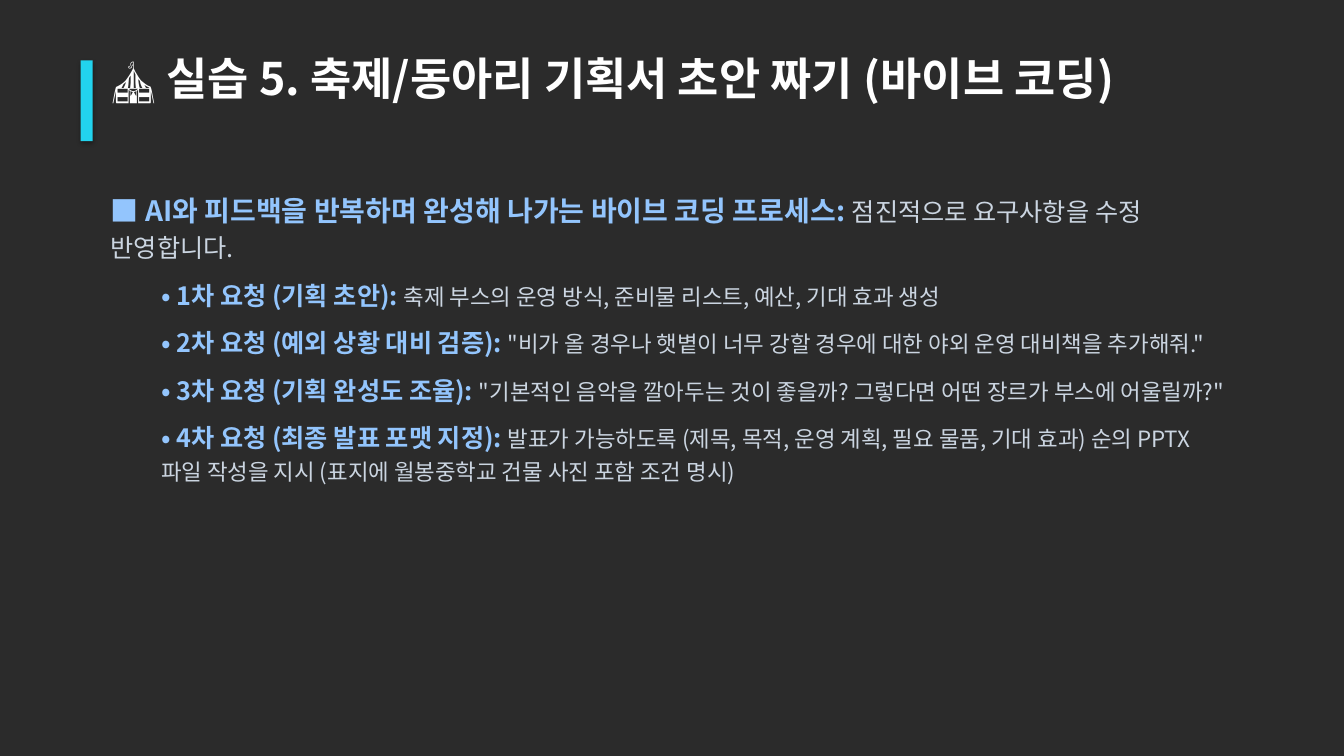
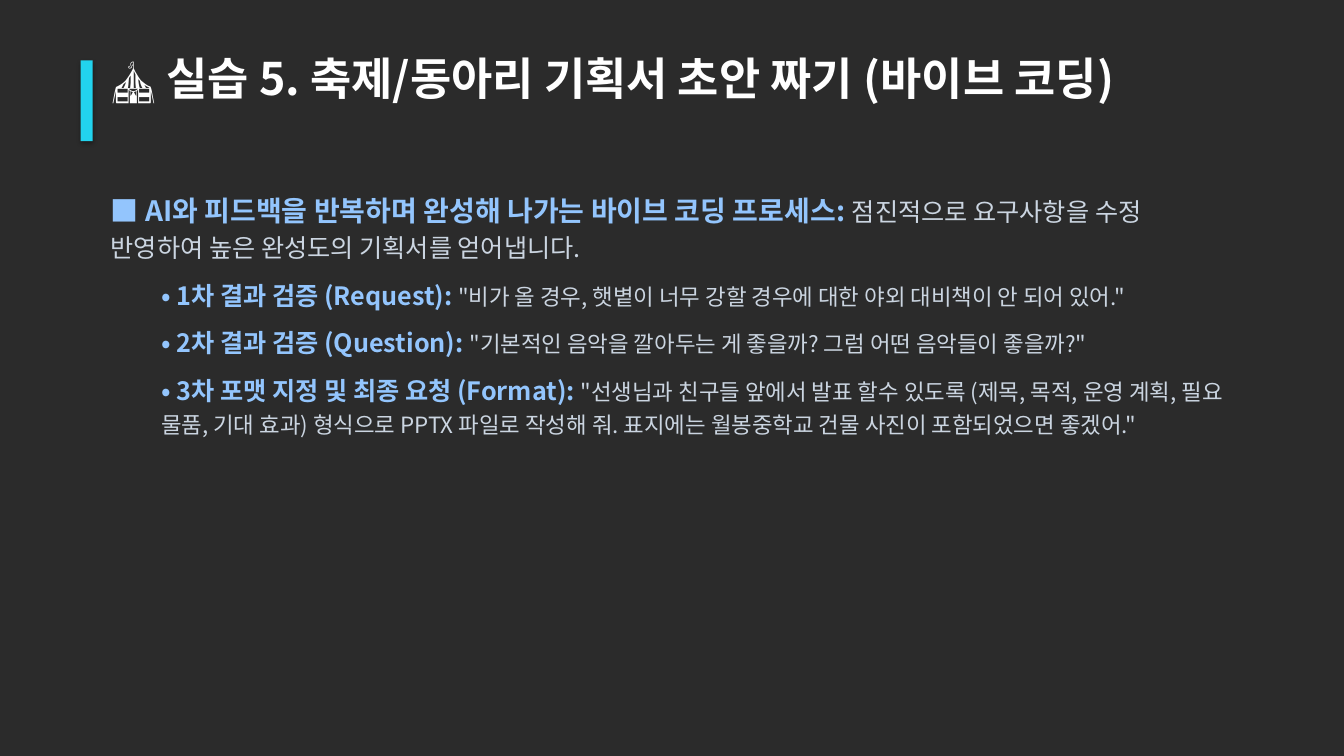
Before and after one commit to dreefinkjk/sky_ai_course, a slide deck: slide 13 of AI_companion_lecture.pptx (slide 14 before the commit). Drawn at 1344x756 pixels with LibreOffice and Linux fonts; fonts in the diff are those of the drawing; background and template pictures are left out; a plain dark background stands for a picture behind light text. Boxes give left, top, right and bottom in pixels: in the first picture for what was removed or moved away, otherwise in the second. Text is boxed around its words. In the diff, an @@ line names an element or a change of style, - is before the commit and + after.

Commit message:
pdf 추가

```diff
--- a/AI_companion_lecture.pptx
+++ b/AI_companion_lecture.pptx
@@ text at (111,197,1222,437): text changed @@
-■ AI와 피드백을 반복하며 완성해 나가는 바이브 코딩 프로세스: 점진적으로 요구사항을 수정 반영합니다.
-  • 1차 요청 (기획 초안): 축제 부스의 운영 방식, 준비물 리스트, 예산, 기대 효과 생성
-  • 2차 요청 (예외 상황 대비 검증): "비가 올 경우나 햇볕이 너무 강할 경우에 대한 야외 운영 대비책을 추가해줘."
-  • 3차 요청 (기획 완성도 조율): "기본적인 음악을 깔아두는 것이 좋을까? 그렇다면 어떤 장르가 부스에 어울릴까?"
-  • 4차 요청 (최종 발표 포맷 지정): 발표가 가능하도록 (제목, 목적, 운영 계획, 필요 물품, 기대 효과) 순의 PPTX 파일 작성을 지시 (표지에 월봉중학교 건물 사진 포함 조건 명시)
+■ AI와 피드백을 반복하며 완성해 나가는 바이브 코딩 프로세스: 점진적으로 요구사항을 수정 반영하여 높은 완성도의 기획서를 얻어냅니다.
+  • 1차 결과 검증 (Request): "비가 올 경우, 햇볕이 너무 강할 경우에 대한 야외 대비책이 안 되어 있어."
+  • 2차 결과 검증 (Question): "기본적인 음악을 깔아두는 게 좋을까? 그럼 어떤 음악들이 좋을까?"
+  • 3차 포맷 지정 및 최종 요청 (Format): "선생님과 친구들 앞에서 발표 할수 있도록 (제목, 목적, 운영 계획, 필요 물품, 기대 효과) 형식으로 PPTX 파일로 작성해 줘. 표지에는 월봉중학교 건물 사진이 포함되었으면 좋겠어."
```
Also in this commit, not shown: 12 other slides changed, 1 slide removed, 2 other files.
